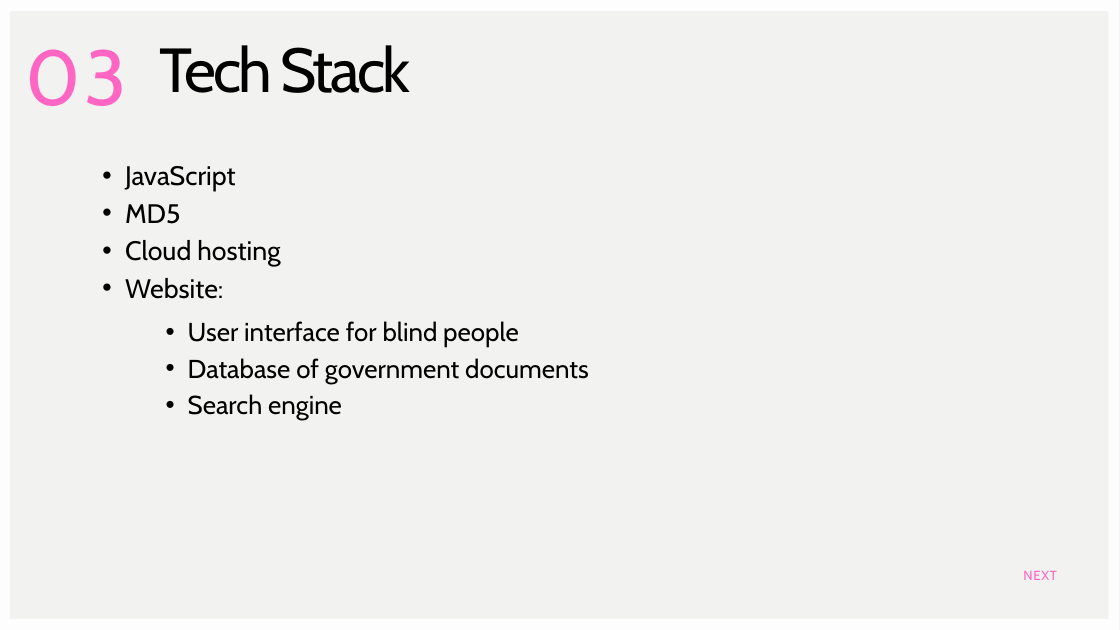
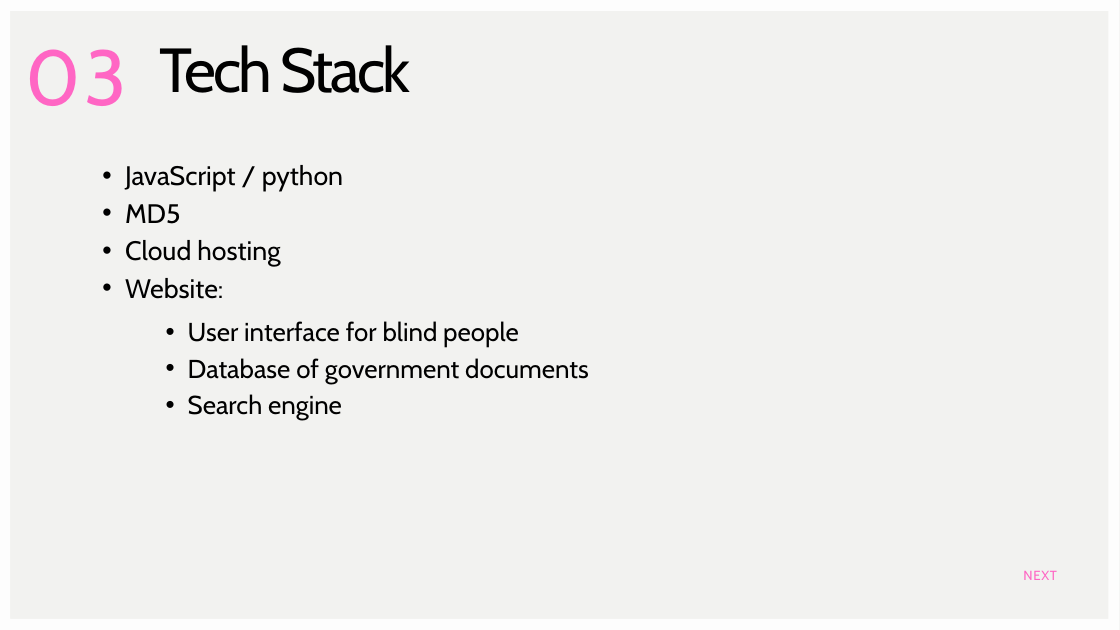
Before and after one commit to ahirrao10/codekraken, a slide deck: slide 5 of Website Launch Plan.pptx (slide 4 before the commit). Drawn at 1120x630 pixels with LibreOffice and Linux fonts; fonts in the diff are those of the drawing. Boxes give left, top, right and bottom in pixels: in the first picture for what was removed or moved away, otherwise in the second. Text is boxed around its words. In the diff, an @@ line names an element or a change of style, - is before the commit and + after.

```diff
--- a/Website Launch Plan.pptx
+++ b/Website Launch Plan.pptx
@@ text at box(125, 165, 343, 192): text changed @@
-  • JavaScript
+  • JavaScript / python
```
Also in this commit, not shown: 2 slides added.
